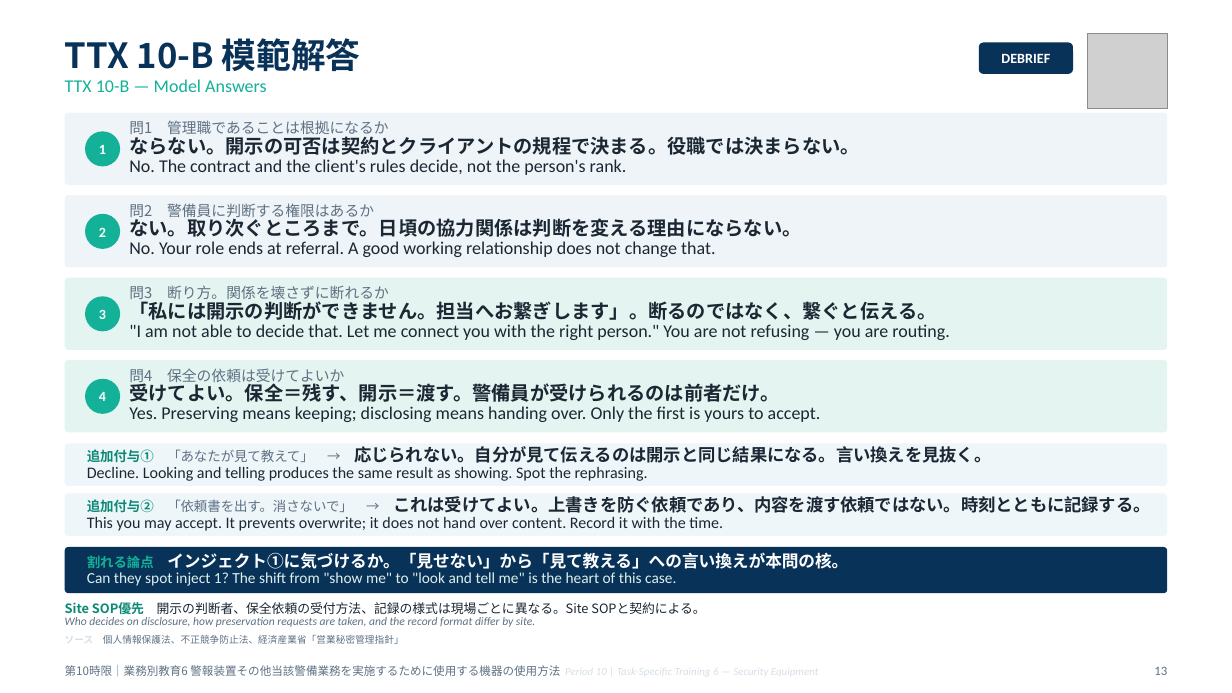
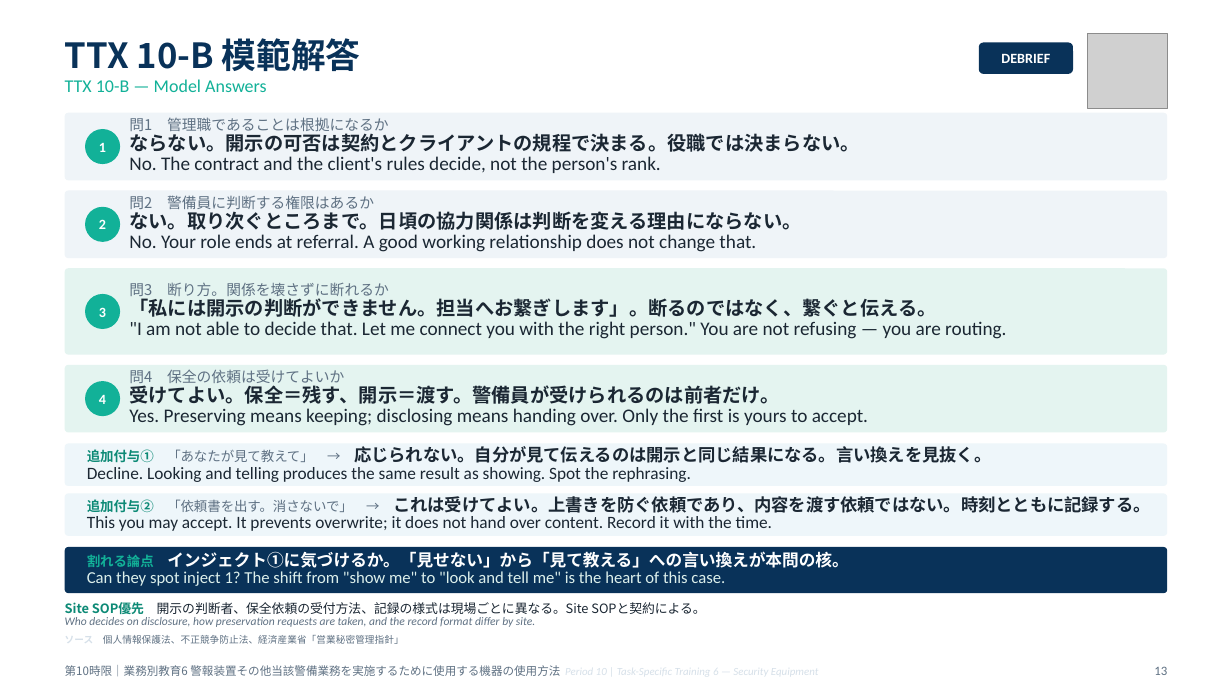
Before and after one commit to hrsmhiroshi-cpu/Training-, a slide deck: slide 13 of decks/06_10限_機器と総括.pptx. Drawn at 1232x693 pixels with LibreOffice and Linux fonts; fonts in the diff are those of the drawing; grey boxes stand for pictures. Boxes give left, top, right and bottom in pixels: in the first picture for what was removed or moved away, otherwise in the second. Text is boxed around its words. In the diff, an @@ line names an element or a change of style, - is before the commit and + after.

```diff
--- a/decks/06_10限_機器と総括.pptx
+++ b/decks/06_10限_機器と総括.pptx
@@ rounded rectangle: place and size @@
-rounded rectangle at bbox=[65, 113, 1167, 185]
+rounded rectangle at bbox=[65, 113, 1167, 180]
@@ text at bbox=[129, 156, 661, 173]: size 14 to 15 pt in "No. The contract and the client's rules ..." @@
@@ proportions changed in 4 elements at bbox=[65, 113, 1167, 180], bbox=[65, 365, 1167, 433], bbox=[65, 268, 1167, 354], bbox=[65, 190, 1167, 258] @@
@@ rounded rectangle: place and size @@
-rounded rectangle at bbox=[65, 195, 1167, 267]
+rounded rectangle at bbox=[65, 190, 1167, 258]
@@ text "2": place and size @@
-text "2" at bbox=[99, 227, 106, 237]
+text "2" at bbox=[99, 219, 106, 229]
@@ ellipse: place and size @@
-ellipse at bbox=[85, 213, 120, 249]
+ellipse at bbox=[85, 207, 120, 242]
@@ text at bbox=[129, 234, 756, 252]: size 14 to 15 pt in "No. Your role ends at referral. A ..." @@
@@ rounded rectangle: place and size @@
-rounded rectangle at bbox=[65, 277, 1167, 349]
+rounded rectangle at bbox=[65, 268, 1167, 354]
@@ text at bbox=[129, 321, 1006, 339]: size 14 to 15 pt in ""I am not able to decide that. ..." @@
@@ rounded rectangle: place and size @@
-rounded rectangle at bbox=[65, 360, 1167, 433]
+rounded rectangle at bbox=[65, 365, 1167, 433]
@@ text at bbox=[129, 408, 868, 426]: size 14 to 15 pt in "Yes. Preserving means keeping; disclosing means handing ..." @@
@@ text at bbox=[87, 467, 691, 482]: size 12.5 to 13.5 pt in "Decline. Looking and telling produces the same ..." @@
@@ text at bbox=[87, 516, 772, 531]: size 12.5 to 13.5 pt in "This you may accept. It prevents overwrite; ..." @@
@@ text at bbox=[87, 571, 725, 586]: size 12 to 13 pt in "Can they spot inject 1? The shift ..." @@
```
Also in this commit, not shown: 16 other slides changed, 17 other files.
